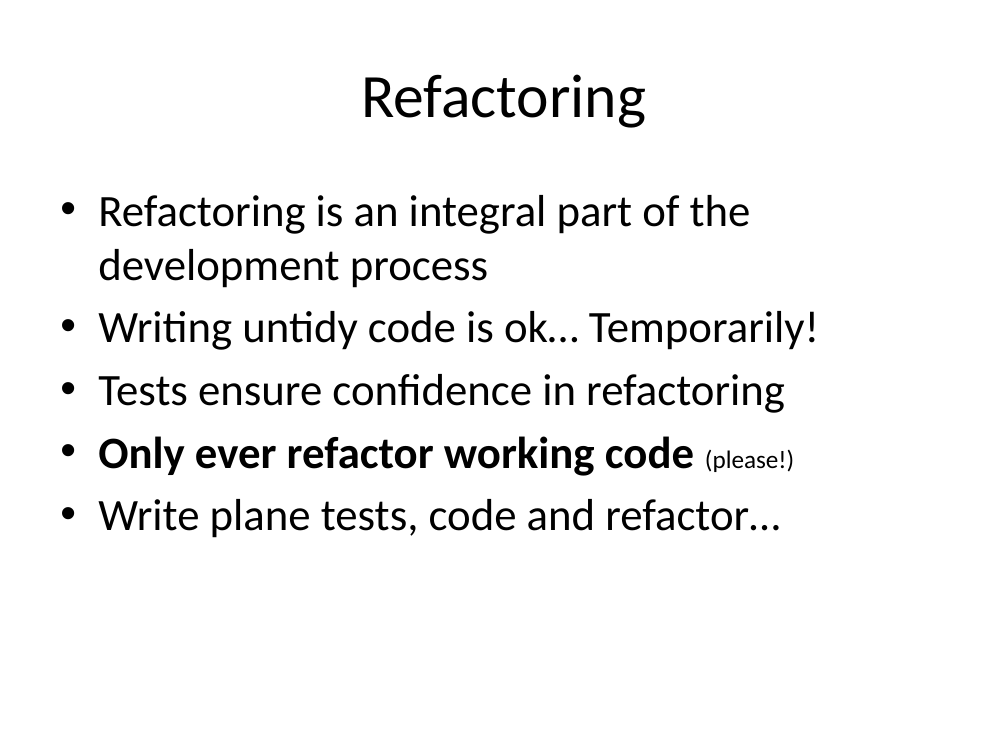
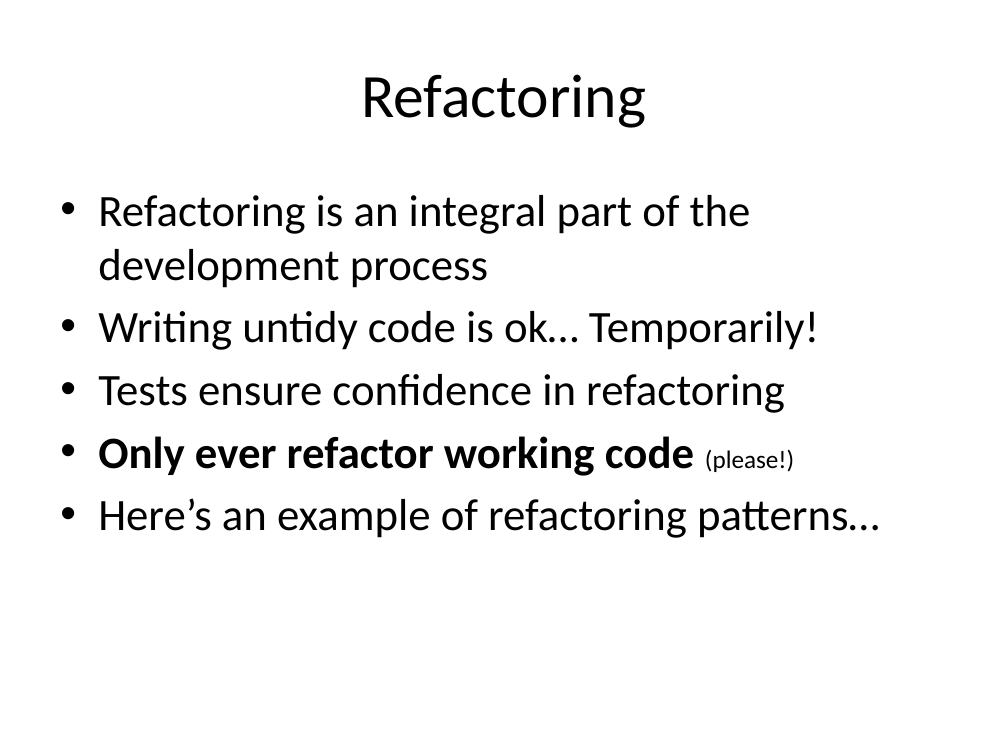
Before and after one commit to moowahaha/BDD-Presentation-and-Demo, a slide deck: slide 10 of BDD.pptx. Drawn at 1008x756 pixels with LibreOffice and Linux fonts; fonts in the diff are those of the drawing. Boxes give left, top, right and bottom in pixels: in the first picture for what was removed or moved away, otherwise in the second. Text is boxed around its words. In the diff, an @@ line names an element or a change of style, - is before the commit and + after.

```diff
--- a/BDD.pptx
+++ b/BDD.pptx
@@ text at box(98, 498, 879, 538): text changed @@
-• Write plane tests, code and refactor…
+• Here’s an example of refactoring patterns…
```
Also in this commit, not shown: 2 other slides changed, 1 slide added.
